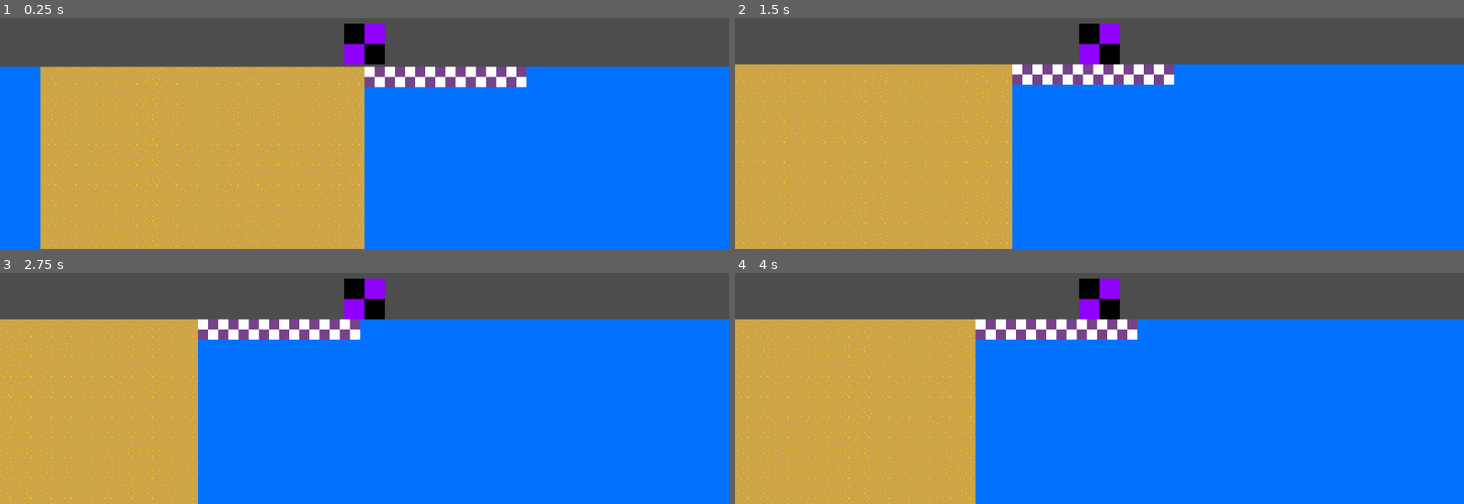
Above: before the commit, frames 1-4 (two rows, left to right).
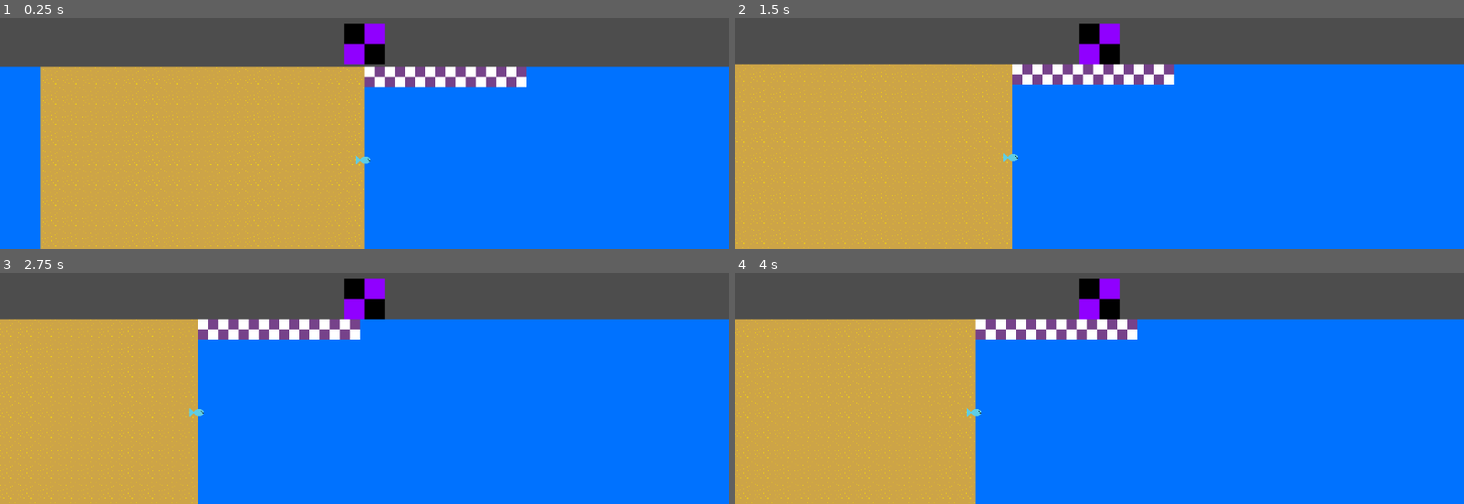
Above: after the commit, the same moments.

Repository: DevMa7e1/gamejam-game
Game: Godot game, scene res://Scenes/scene1.tscn
Same seed, same stepped clock (60 frames per second), same inputs: the game is played once before the commit and once after it.
Inputs:
- Up to frame 1 (0.25 s): no input
- Up to frame 2 (1.5 s): hold Right (ui_right) 0.53-1.28 s; hold Down (ui_down) from 1.28 s (still down)
- Up to frame 3 (2.75 s): tap Enter at 2 s; release Down (ui_down) at 2.03 s; hold Right (ui_right) from 2.03 s (still down)
- Up to frame 4 (4 s): release Right (ui_right) at 2.78 s; hold Up (ui_up) 2.78-3.53 s; tap Space at 3.5 s; hold Left (ui_left) from 3.53 s (still down)

The runs differ from the first frame. In frame 1, less than 0.1% of the frame differs, in the area x 48-51%, y 59-64%; in frame 2, less than 0.1%; in frame 3, less than 0.1%, in the area x 25-29%, y 58-63%; in frame 4, less than 0.1%.

Commit message:
Add fish generation, kinda

Diff:
--- a/Scenes/fish.tscn
+++ b/Scenes/fish.tscn
@@ -1,11 +1,13 @@
-[gd_scene format=3 uid="uid://8eu4wsh5qlfp"]
+[gd_scene format=3 uid="uid://d3smc1gojt34j"]
 
+[ext_resource type="Script" uid="uid://iw4wowny3oe5" path="res://Scripts/fish-properties.gd" id="1_c4ibo"]
 [ext_resource type="Texture2D" uid="uid://moqvtpqu1715" path="res://Sprites/fish.png" id="1_twvwo"]
 
 [sub_resource type="CapsuleShape2D" id="CapsuleShape2D_c4ibo"]
 radius = 8.0
 
 [node name="Node2D" type="Node2D" unique_id=1861621635]
+script = ExtResource("1_c4ibo")
 
 [node name="Sprite2D" type="Sprite2D" parent="." unique_id=1069430865]
 texture = ExtResource("1_twvwo")
--- a/Scenes/scene1.tscn
+++ b/Scenes/scene1.tscn
@@ -1,6 +1,7 @@
 [gd_scene format=4 uid="uid://djjvpkuyeuijr"]
 
 [ext_resource type="Script" uid="uid://32s30r4dvlrl" path="res://Scripts/movement.gd" id="1_1mf5u"]
+[ext_resource type="Script" uid="uid://umb6ve40jlil" path="res://Scripts/main.gd" id="1_2nq82"]
 [ext_resource type="Texture2D" uid="uid://lca68jtvcqnx" path="res://Sprites/ocean-bg-placeholder.png" id="1_2xbvg"]
 [ext_resource type="Texture2D" uid="uid://do6cxixnets08" path="res://Sprites/placeholeder.png" id="2_2xbvg"]
 [ext_resource type="Texture2D" uid="uid://duhkutiwhsh1p" path="res://Sprites/Sprite-0001.png" id="4_sdcb8"]
@@ -38,6 +39,7 @@
 
 [node name="Node2D" type="Node2D" unique_id=1205070786]
 texture_filter = 1
+script = ExtResource("1_2nq82")
 
 [node name="OceanBg" type="Sprite2D" parent="." unique_id=476741861]
 position = Vector2(560, 648)
--- /dev/null
+++ b/Scripts/fish-properties.gd
@@ -0,0 +1,4 @@
+extends Node2D
+
+var size = 0
+var level = 1
--- /dev/null
+++ b/Scripts/main.gd
@@ -0,0 +1,23 @@
+extends Node2D
+
+var time = 0.0
+var fish_generate_time = 0
+
+var level = 1
+
+# Called when the node enters the scene tree for the first time.
+func gen_fish():
+	var new_fish = preload("res://Scenes/fish.tscn").instantiate()
+	new_fish.level = randi_range(1, level)
+	new_fish.position.y = randi_range((new_fish.level-1) * 648 - 32, new_fish.level * 648)
+	$".".add_child(new_fish)
+	fish_generate_time = time + randi_range(10, 30)
+
+func _ready() -> void:
+	gen_fish()
+
+# Called every frame. 'delta' is the elapsed time since the previous frame.
+func _process(delta: float) -> void:
+	time += delta
+	if fish_generate_time <= time:
+		gen_fish()
Not shown, added: Scripts/fish-properties.gd.uid
Not shown, added: Scripts/main.gd.uid
